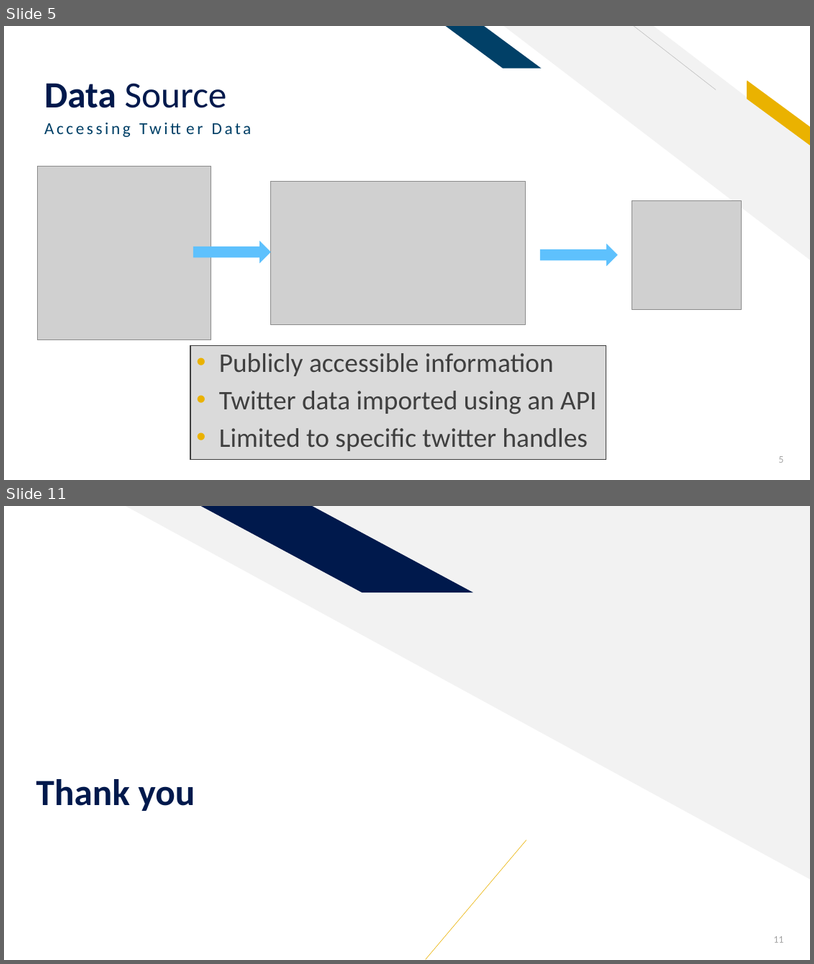
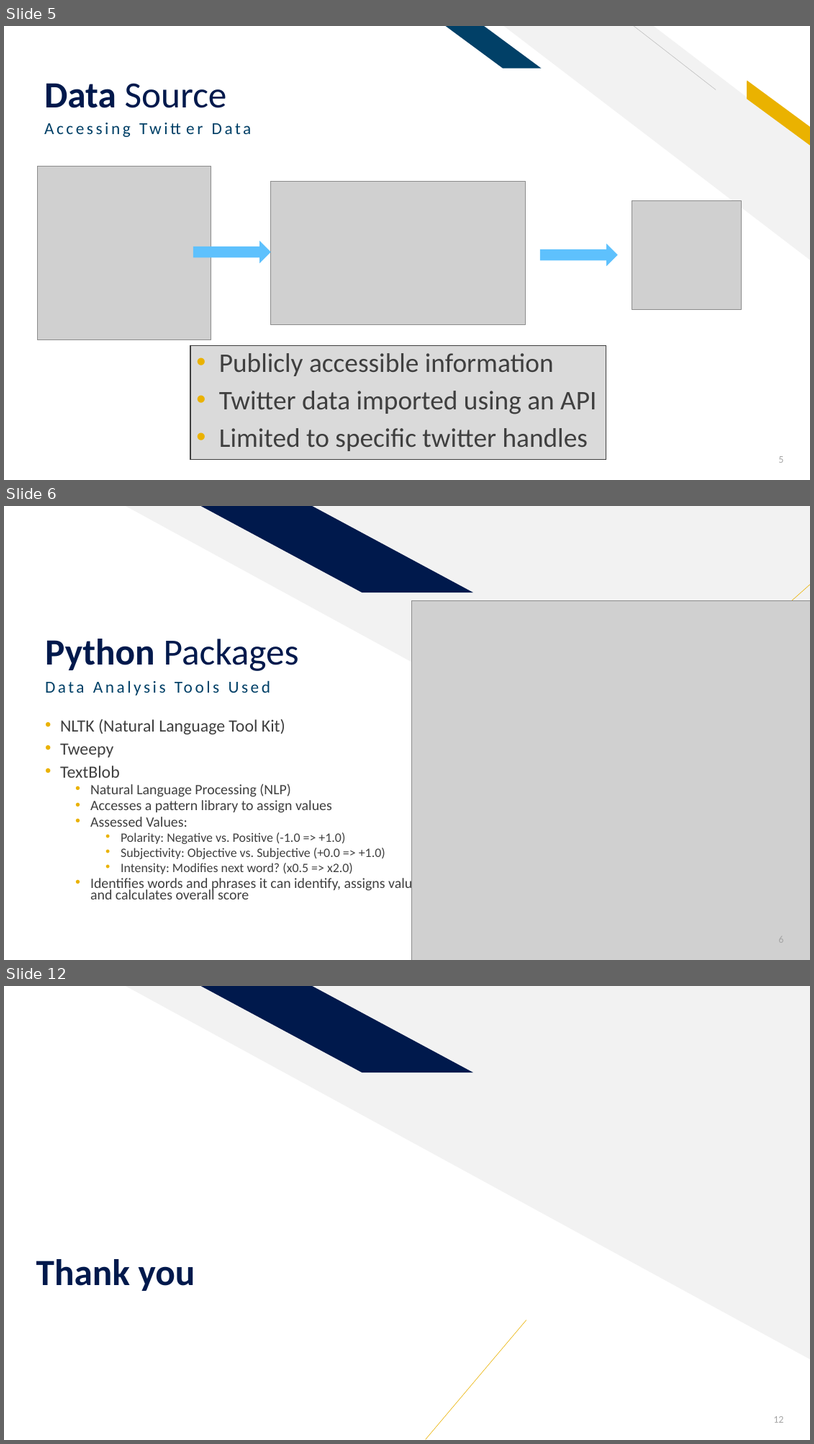
Before and after one commit to sethrpaniagua/Twitter-Sentament-Analysis, a slide deck: ML Group Project_Sentiment Analysis of Twitter Data.pptx. Shown one above the other, each under a label of ours: slides 5 and 11 before the commit, slides 5, 6 and 12 after it; the slides between them are not shown. The pictures are 814x964 and 814x1444 pixels, drawn with LibreOffice and Linux fonts; fonts in the diff are those of the drawing; grey boxes stand for pictures. Boxes give left, top, right and bottom in pixels: in the first picture for what was removed or moved away, otherwise in the second. Text is boxed around its words. In the diff, an @@ line names an element or a change of style, - is before the commit and + after.

```diff
--- a/ML Group Project_Sentiment Analysis of Twitter Data.pptx
+++ b/ML Group Project_Sentiment Analysis of Twitter Data.pptx
@@ slide 6 added at <box>4,506,810,960</box>, background #FFFFFF; not listed: 2 template elements that a slide beside it also shows @@
@@ rectangle added at <box>741,525,786,557</box>, fill #F2F2F2 @@
@@ line added from (689, 692) to (810, 584), #EAB200 0.5 pt @@
@@ picture added at <box>412,601,810,960</box> @@
@@ title added at <box>45,638,299,671</box>, 44 pt, text #00194C @@
+Python Packages
@@ text added at <box>39,675,525,716</box>, 20 pt, text #014067 @@
+Data Analysis Tools Used
@@ text added at <box>60,719,429,899</box>, 17 pt, text #3F3F3F @@
+• NLTK (Natural Language Tool Kit)
+• Tweepy
+• TextBlob
+  • Natural Language Processing (NLP)
+  • Accesses a pattern library to assign values
+  • Assessed Values:
+    • Polarity: Negative vs. Positive (-1.0 => +1.0)
+    • Subjectivity: Objective vs. Subjective (+0.0 => +1.0)
+    • Intensity: Modifies next word? (x0.5 => x2.0)
+  • Identifies words and phrases it can identify, assigns values, and calculates overall score
@@ page number added at <box>779,936,784,942</box>, 12 pt, text #A5A5A5 @@
+6
@@ what was slide 11 is now slide 12 @@
@@ page number at <box>774,1416,784,1422</box>: text changed @@
-11
+12
```
Also in this commit, not shown: 3 slides changed, 3 other slides added, 3 slides removed.
